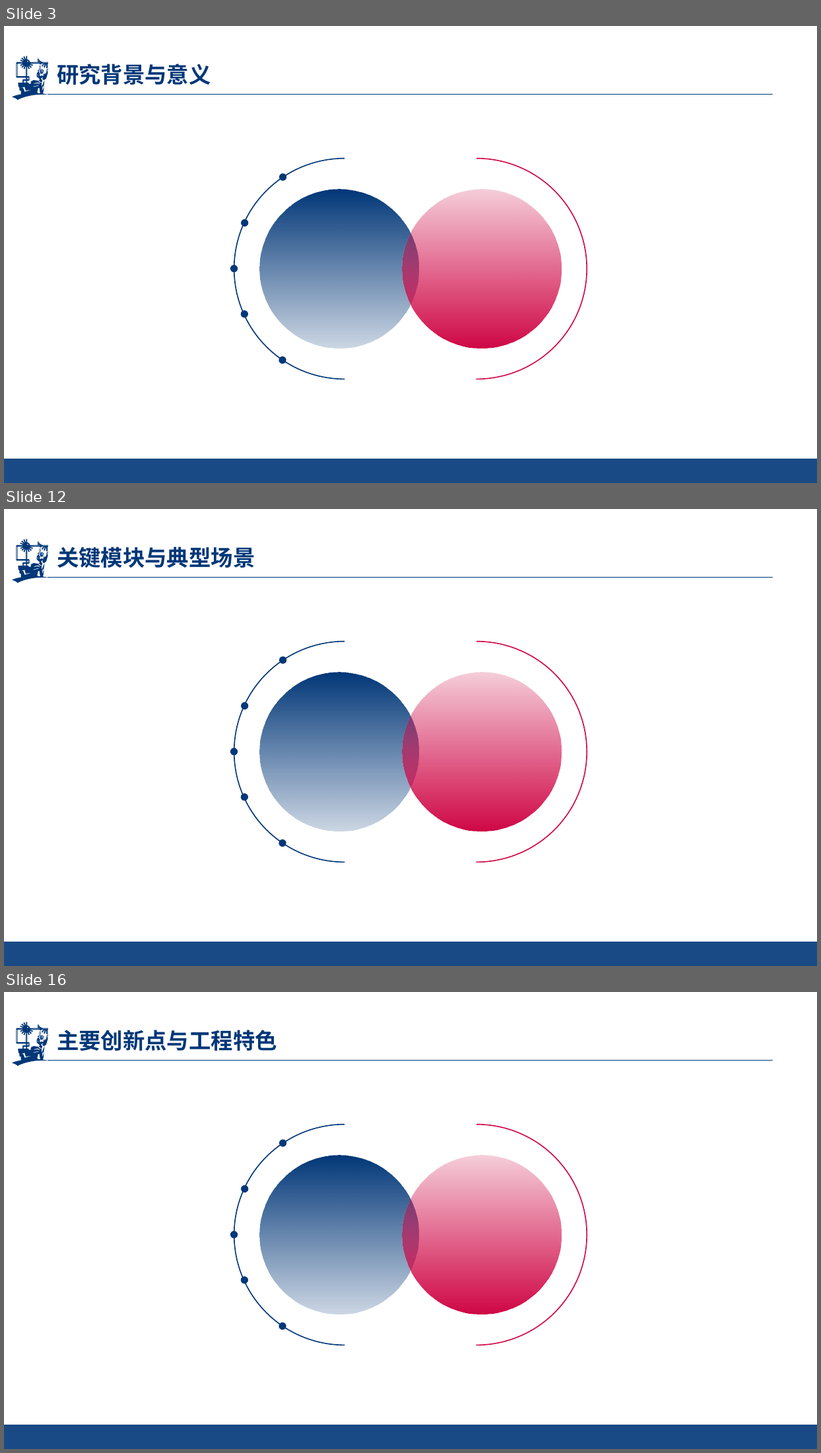
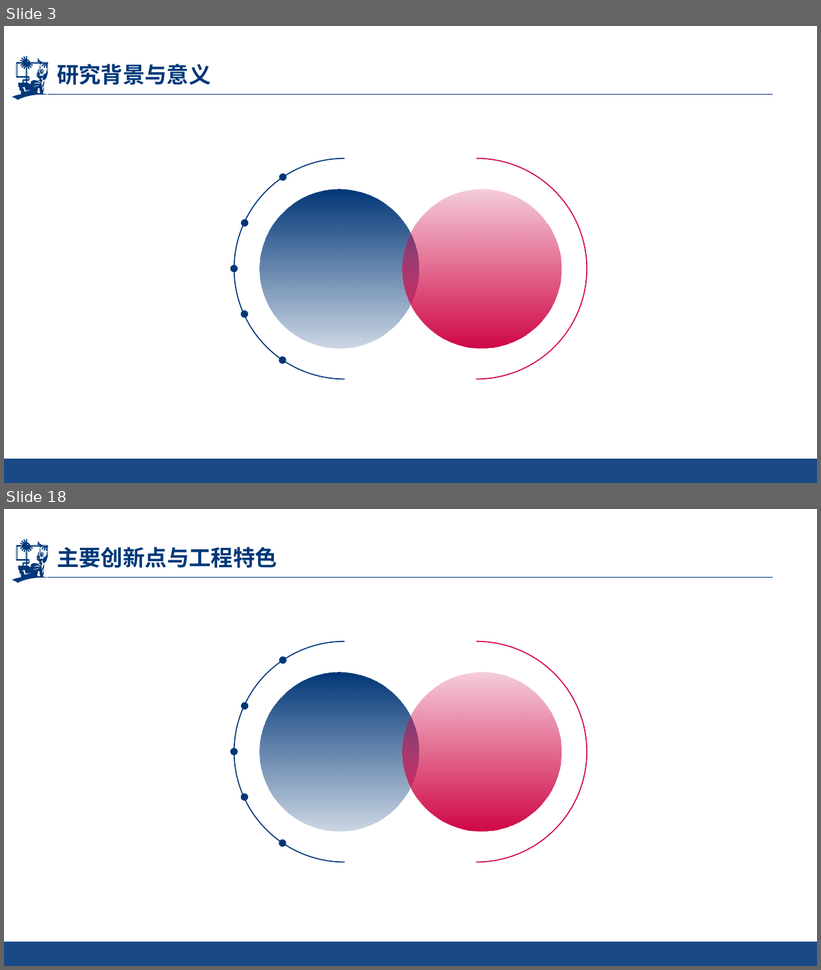
Before and after one commit to kir123456-1q/Survivor-And-Fight, a slide deck: SurvivorAndFight/SurvivorAndFight-毕业答辩PPT.pptx. Shown one above the other, each under a label of ours: slides 3, 12 and 16 before the commit, slides 3 and 18 after it; the slides between them are not shown. The pictures are 821x1453 and 821x970 pixels, drawn with LibreOffice and Linux fonts; fonts in the diff are those of the drawing; background and template pictures are left out. Boxes give left, top, right and bottom in pixels: in the first picture for what was removed or moved away, otherwise in the second. Text is boxed around its words. In the diff, an @@ line names an element or a change of style, - is before the commit and + after.

```diff
--- a/SurvivorAndFight/SurvivorAndFight-毕业答辩PPT.pptx
+++ b/SurvivorAndFight/SurvivorAndFight-毕业答辩PPT.pptx
@@ slide 12 removed at bbox=[4, 509, 817, 966], background picture (left out); not listed: 4 template elements that a slide beside it also shows @@
@@ title removed at bbox=[57, 547, 255, 568] @@
-关键模块与典型场景
@@ arc (boxed as its full ellipse) removed at bbox=[234, 642, 455, 862] @@
@@ arc (boxed as its full ellipse) removed at bbox=[366, 642, 587, 862] @@
@@ ellipse removed at bbox=[278, 656, 288, 665] @@
@@ ellipse removed at bbox=[260, 673, 419, 832] @@
@@ ellipse removed at bbox=[403, 673, 562, 832] @@
@@ ellipse removed at bbox=[240, 701, 250, 711] @@
@@ ellipse removed at bbox=[229, 747, 239, 757] @@
@@ ellipse removed at bbox=[239, 792, 250, 803] @@
@@ ellipse removed at bbox=[278, 838, 288, 848] @@
@@ what was slide 16 is now slide 18 @@
```
Also in this commit, not shown: 10 slides changed, 6 slides added, 3 other slides removed, 17 other files.
